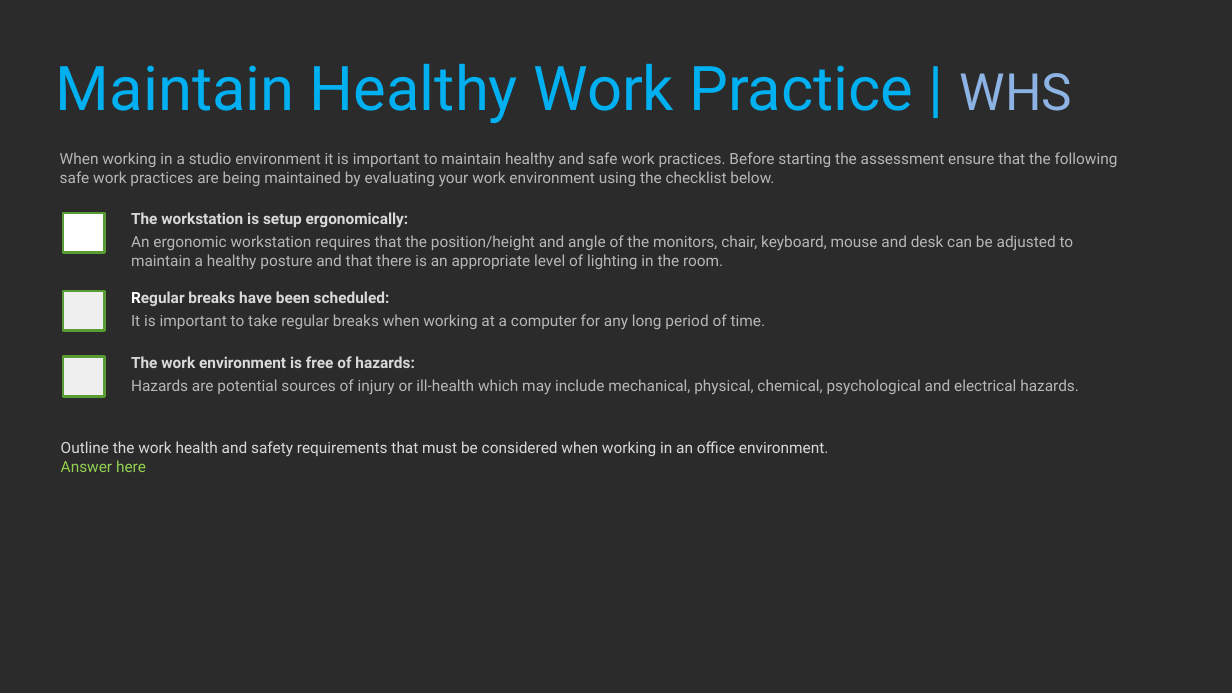
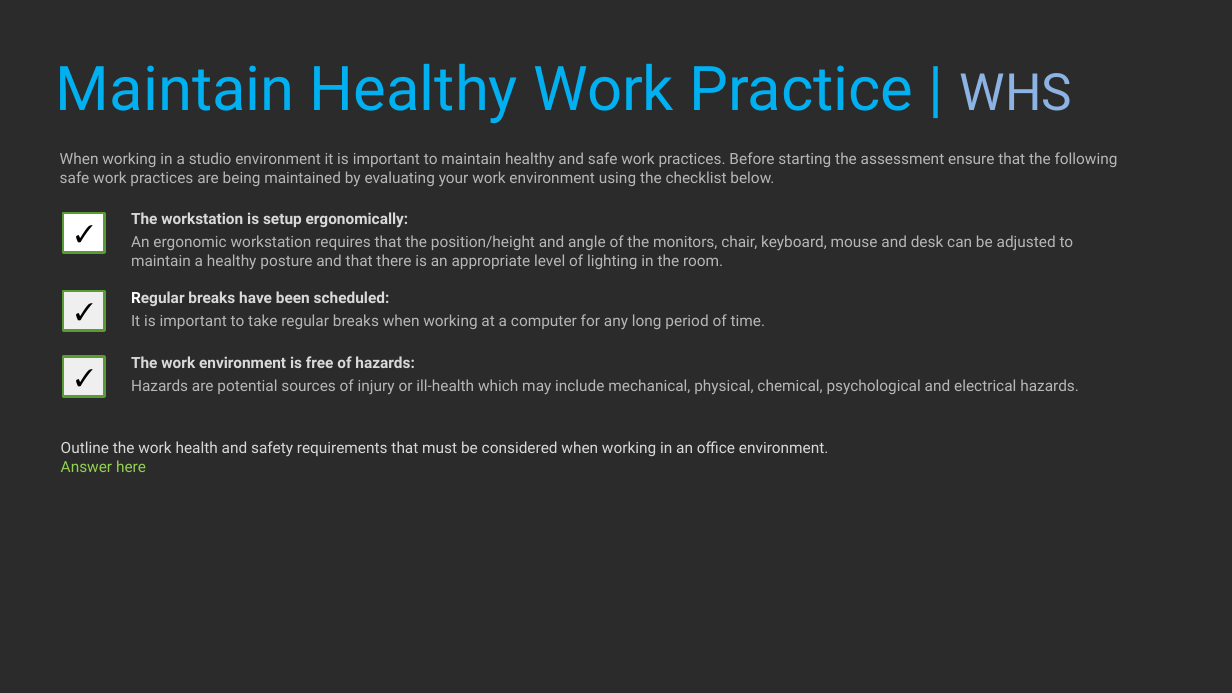
Before and after one commit to realityforge/aie_course, a slide deck: slide 8 of Assesment/3DArtPipeline_PeterDonald/3DArtPipeline_PeterDonald.pptx. Drawn at 1232x693 pixels with LibreOffice and Linux fonts; fonts in the diff are those of the drawing; background and template pictures are left out; a plain dark background stands for a picture behind light text. Boxes give left, top, right and bottom in pixels: in the first picture for what was removed or moved away, otherwise in the second. Text is boxed around its words. In the diff, an @@ line names an element or a change of style, - is before the commit and + after.

```diff
--- a/Assesment/3DArtPipeline_PeterDonald/3DArtPipeline_PeterDonald.pptx
+++ b/Assesment/3DArtPipeline_PeterDonald/3DArtPipeline_PeterDonald.pptx
@@ text in rectangle at (x1=63, y1=213, x2=105, y2=253): text added @@
+✓
@@ text in rectangle at (x1=63, y1=291, x2=105, y2=330): text added @@
+✓
@@ text in rectangle at (x1=63, y1=357, x2=105, y2=397): text added @@
+✓
```
Also in this commit, not shown: 1 other slide changed.
